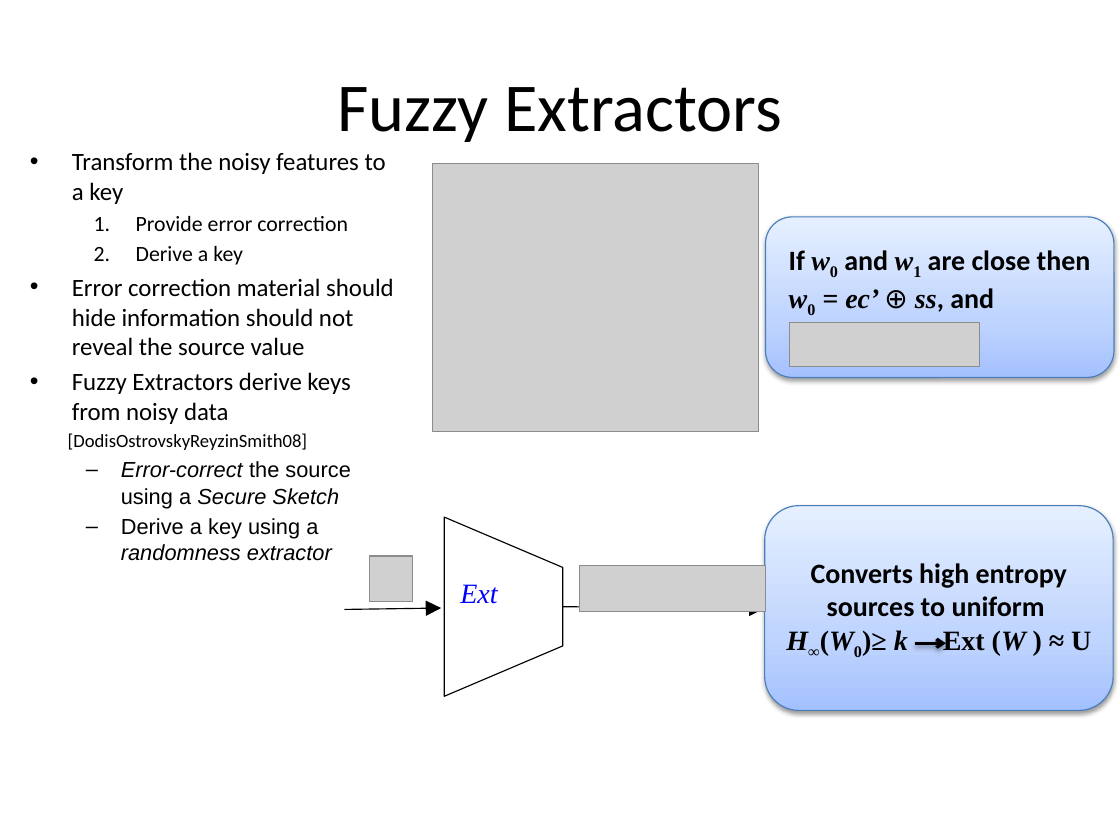
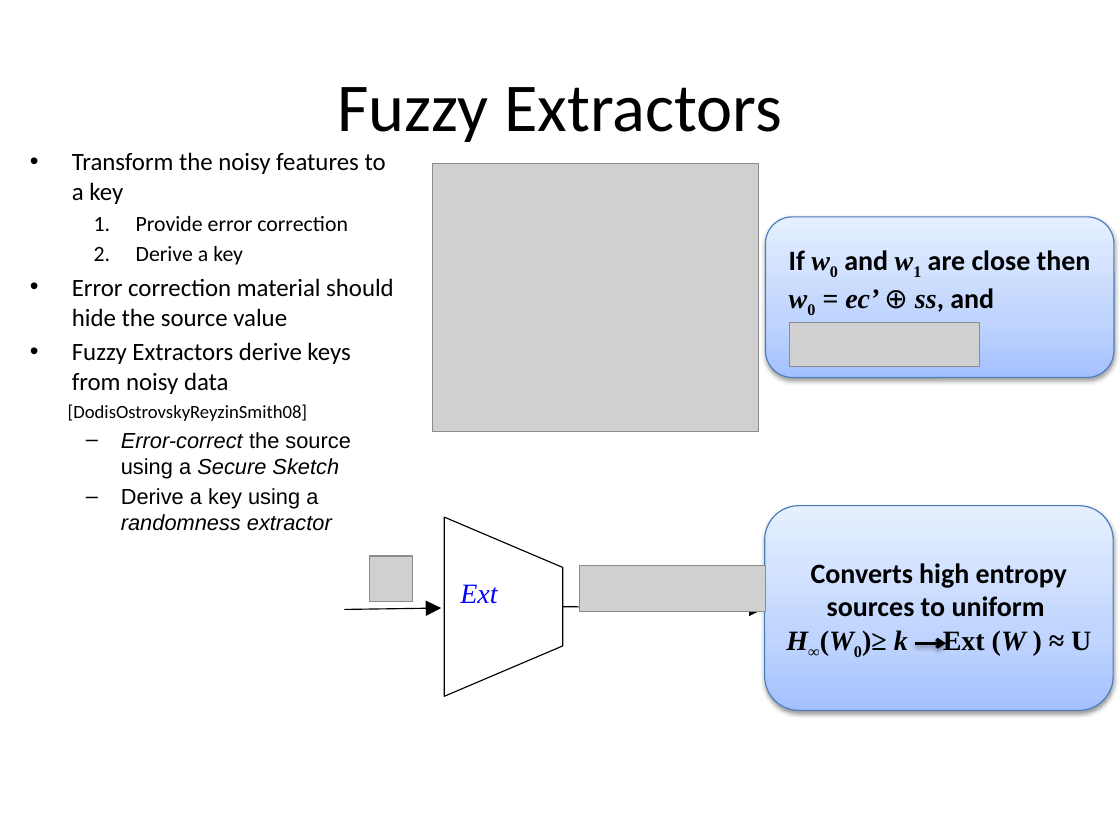
Before and after one commit to xianruimeng/comp-fuzzy-ext, a slide deck: slide 6 of ComputationalFuzzyExtractors.pptx. Drawn at 1120x840 pixels with LibreOffice and Linux fonts; fonts in the diff are those of the drawing; grey boxes stand for pictures. Boxes give left, top, right and bottom in pixels: in the first picture for what was removed or moved away, otherwise in the second. Text is boxed around its words. In the diff, an @@ line names an element or a change of style, - is before the commit and + after.

```diff
--- a/ComputationalFuzzyExtractors.pptx
+++ b/ComputationalFuzzyExtractors.pptx
@@ text at (72,278,394,327): text changed @@
-• Error correction material should hide information should not reveal the source value
+• Error correction material should hide the source value
```
Also in this commit, not shown: 13 other slides changed.
